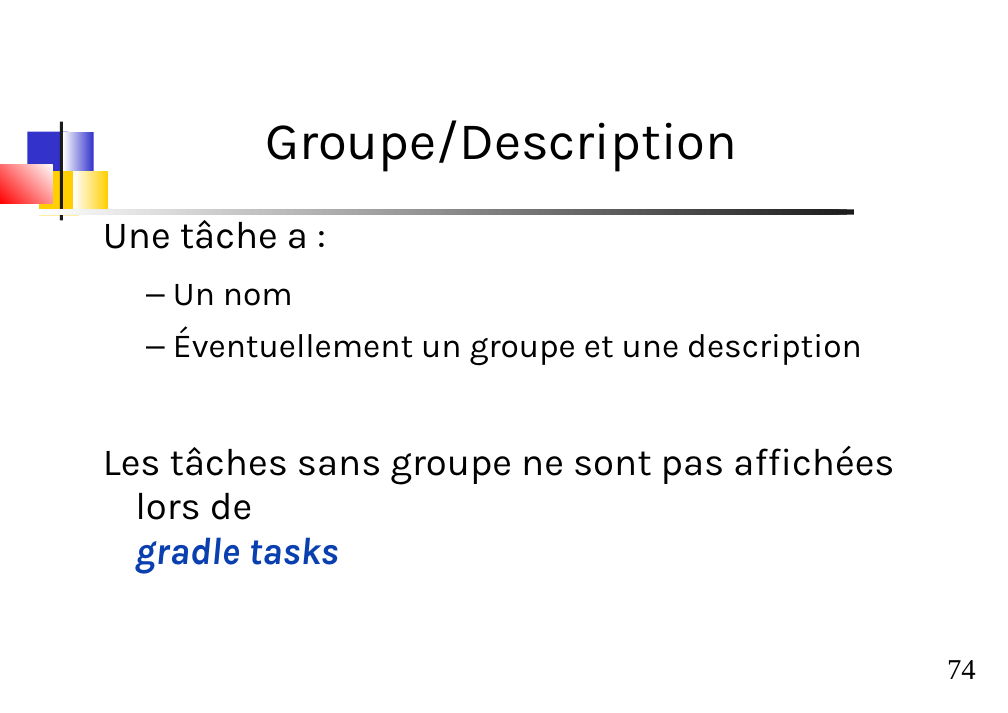
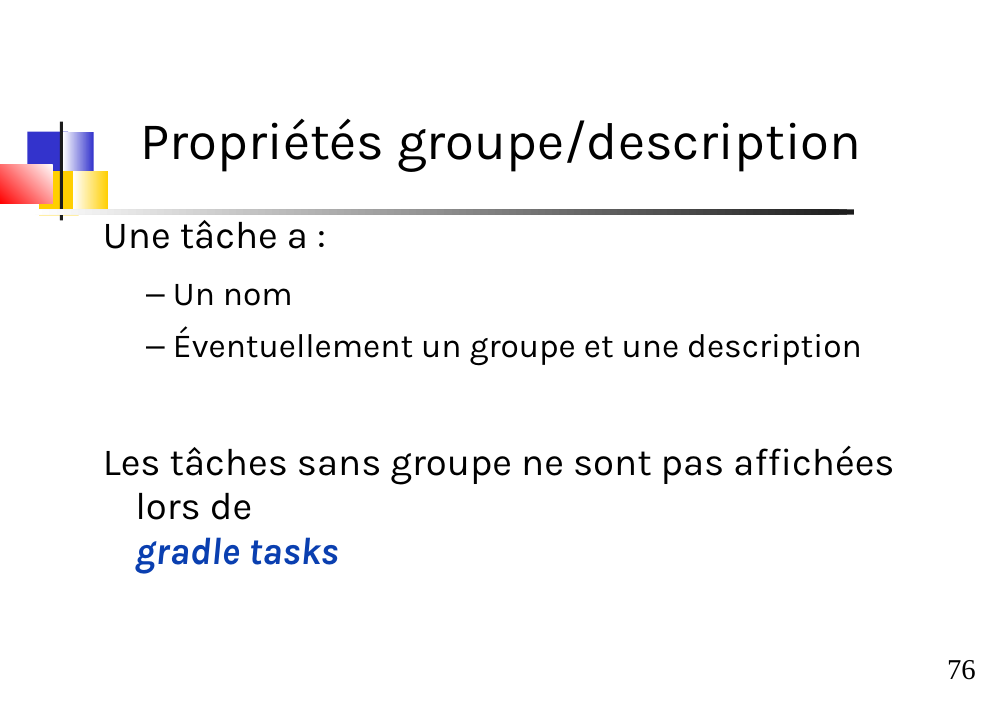
Before and after one commit to dthibau/gradle, a slide deck: slide 76 of Gradle.odp (slide 74 before the commit). Drawn at 1008x713 pixels with LibreOffice and Linux fonts; fonts in the diff are those of the drawing. Boxes give left, top, right and bottom in pixels: in the first picture for what was removed or moved away, otherwise in the second. Text is boxed around its words. In the diff, an @@ line names an element or a change of style, - is before the commit and + after.

```diff
--- a/Gradle.odp
+++ b/Gradle.odp
@@ title at (141,119,861,172): text changed @@
-Groupe/Description
+Propriétés groupe/description
@@ page number at (947,660,976,680): text changed @@
-74
+76
```
Also in this commit, not shown: 6 other slides changed, 4 slides added, 1 slide removed, 1 other file.
